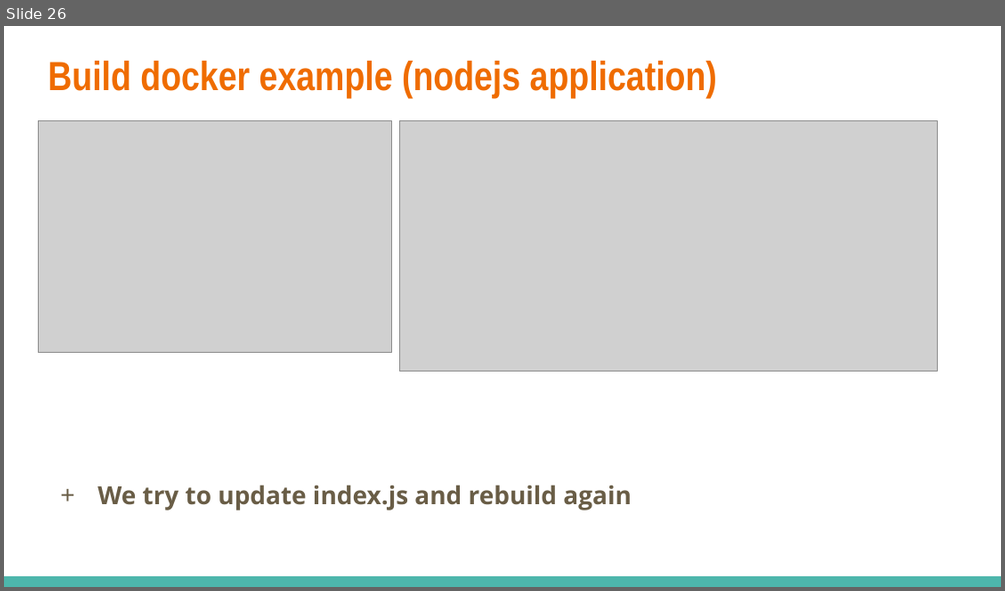
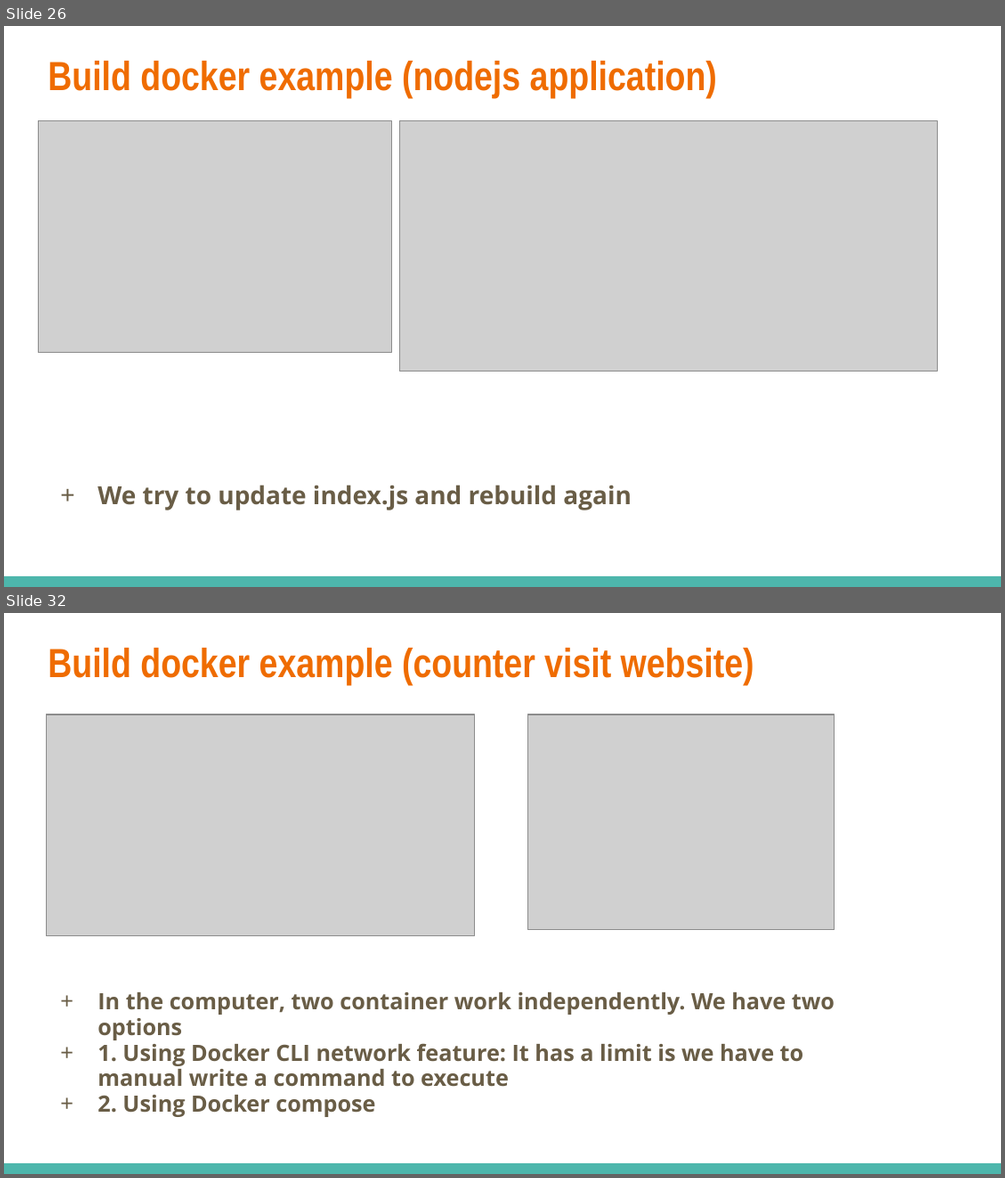
Before and after one commit to dinhhung09138/Learning-Example, a slide deck: Docker - 03 - Build a Custom Images Through Docker.pptx. Shown one above the other, each under a label of ours: slide 26 before the commit, slides 26 and 32 after it; the slides between them are not shown. The pictures are 1005x591 and 1005x1178 pixels, drawn with LibreOffice and Linux fonts; fonts in the diff are those of the drawing; grey boxes stand for pictures. Boxes give left, top, right and bottom in pixels: in the first picture for what was removed or moved away, otherwise in the second. Text is boxed around its words. In the diff, an @@ line names an element or a change of style, - is before the commit and + after.

Commit message:
Build counter website node app and redis cache

```diff
--- a/Docker - 03 - Build a Custom Images Through Docker.pptx
+++ b/Docker - 03 - Build a Custom Images Through Docker.pptx
@@ slide 32 added at <box>4,613,1001,1174</box>, background #FFFFFF; not listed: 1 template element that a slide beside it also shows @@
@@ title added at <box>48,648,754,685</box>, 29.4 pt, text #EF6C00, bold @@
+Build docker example (counter visit website)
@@ picture added at <box>46,714,474,936</box> @@
@@ picture added at <box>527,714,834,930</box> @@
@@ text added at <box>97,992,834,1117</box>, 16.2 pt, text #695D46, bold @@
++ In the computer, two container work independently. We have two options
++ 1. Using Docker CLI network feature: It has a limit is we have to manual write a command to execute
++ 2. Using Docker compose
```
Also in this commit, not shown: 1 slide changed, 11 other slides added, 4 other files.
